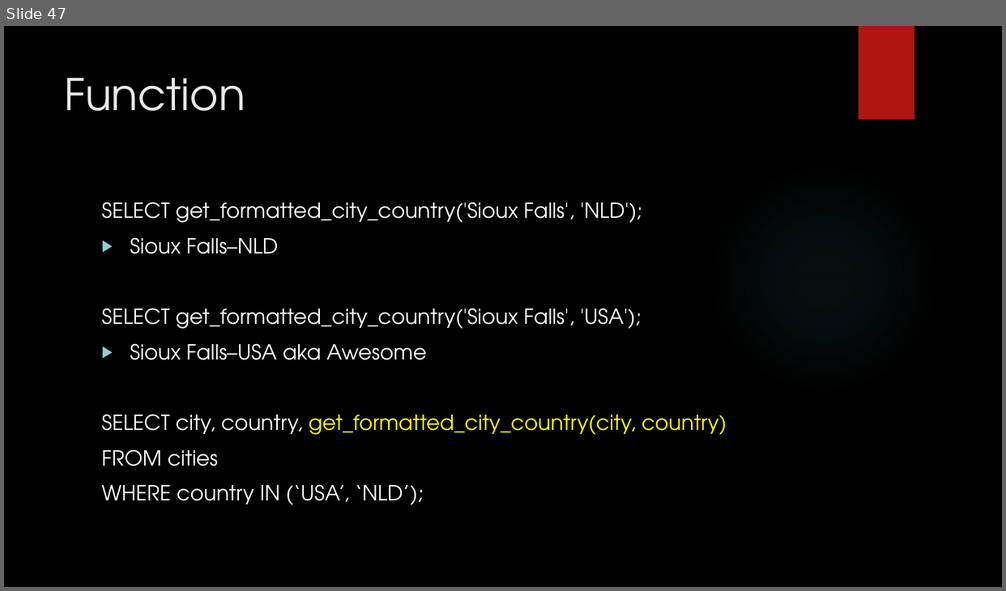
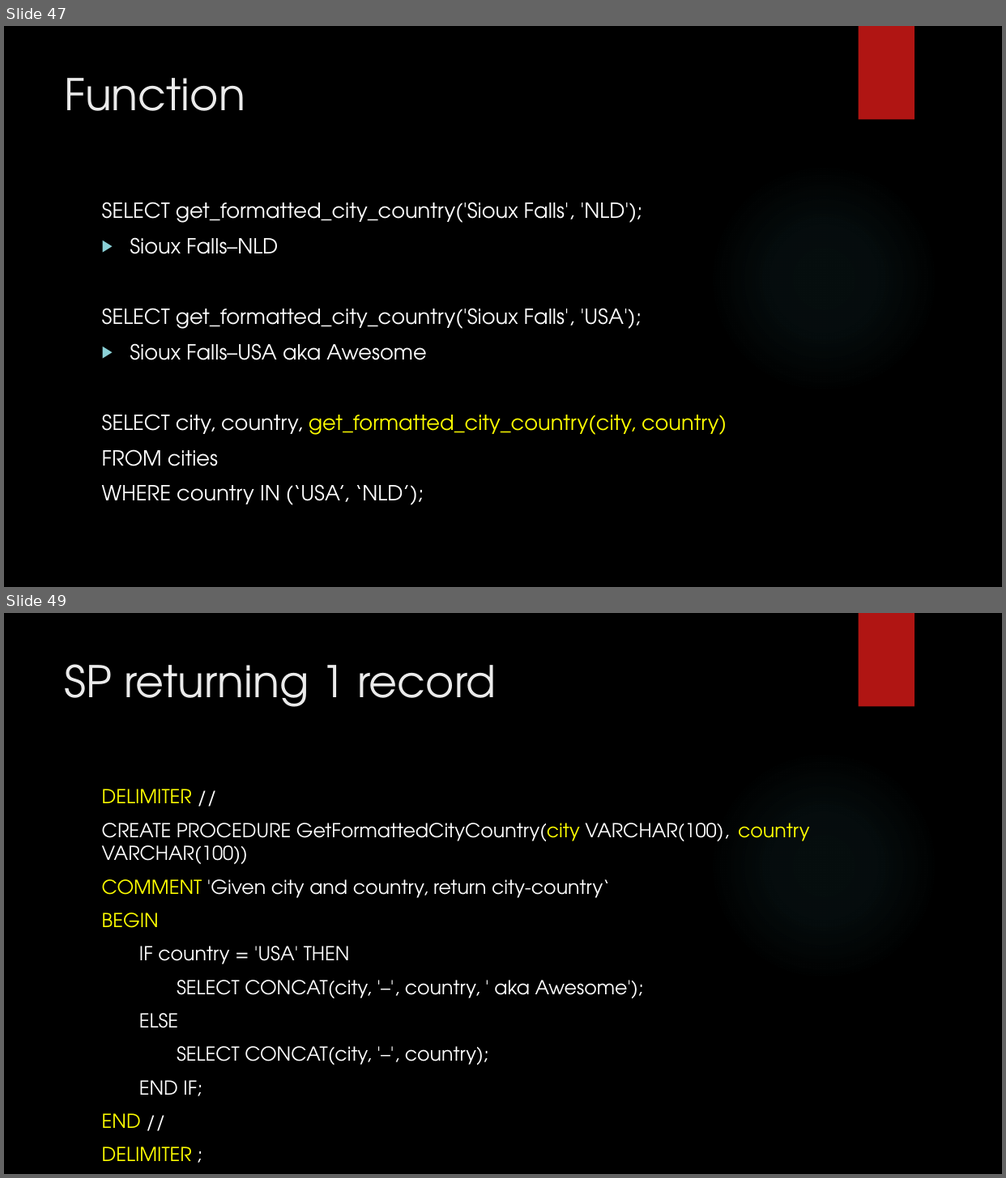
Before and after one commit to zedfoxus/database-bootcamp, a slide deck: Presentation/Database-Bootcamp-Presentation.pptx. Shown one above the other, each under a label of ours: slide 47 before the commit, slides 47 and 49 after it; the slides between them are not shown. The pictures are 1006x591 and 1006x1178 pixels, drawn with LibreOffice and Linux fonts; fonts in the diff are those of the drawing; background and template pictures are left out. Boxes give left, top, right and bottom in pixels: in the first picture for what was removed or moved away, otherwise in the second. Text is boxed around its words. In the diff, an @@ line names an element or a change of style, - is before the commit and + after.

Commit message:
Stored procedures included

```diff
--- a/Presentation/Database-Bootcamp-Presentation.pptx
+++ b/Presentation/Database-Bootcamp-Presentation.pptx
@@ slide 49 added at bbox=[4, 613, 1002, 1174], background picture (left out); not listed: 2 template elements that a slide beside it also shows @@
@@ title added at bbox=[65, 664, 496, 707], 42 pt, text #EBEBEB @@
+SP returning 1 record
@@ text added at bbox=[102, 789, 809, 1161], 18.5 pt, text #FFFFFF @@
+DELIMITER //
+CREATE PROCEDURE GetFormattedCityCountry(city VARCHAR(100), country VARCHAR(100))
+COMMENT 'Given city and country, return city-country‘
+BEGIN
+IF country = 'USA' THEN
+SELECT CONCAT(city, '–', country, ' aka Awesome');
+ELSE
+SELECT CONCAT(city, '–', country);
+END IF;
+END //
+DELIMITER ;
+CALL GetFormattedCityCountry(‘Chicago’, ‘USA’);
```
Also in this commit, not shown: 5 other slides added.
